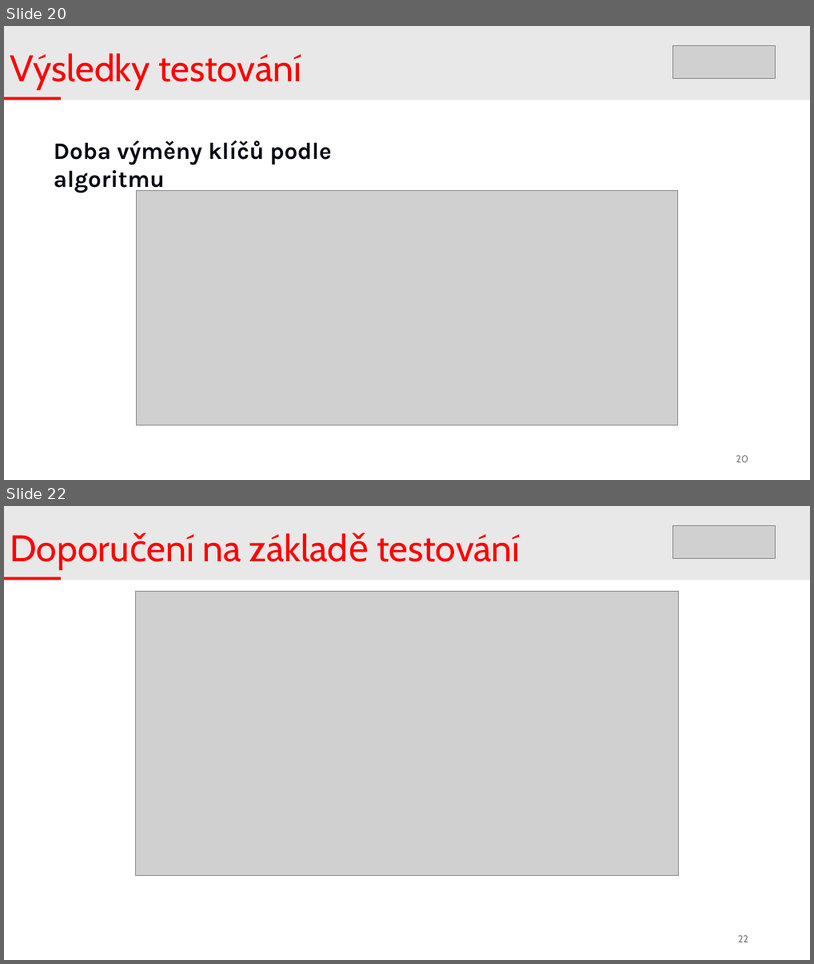
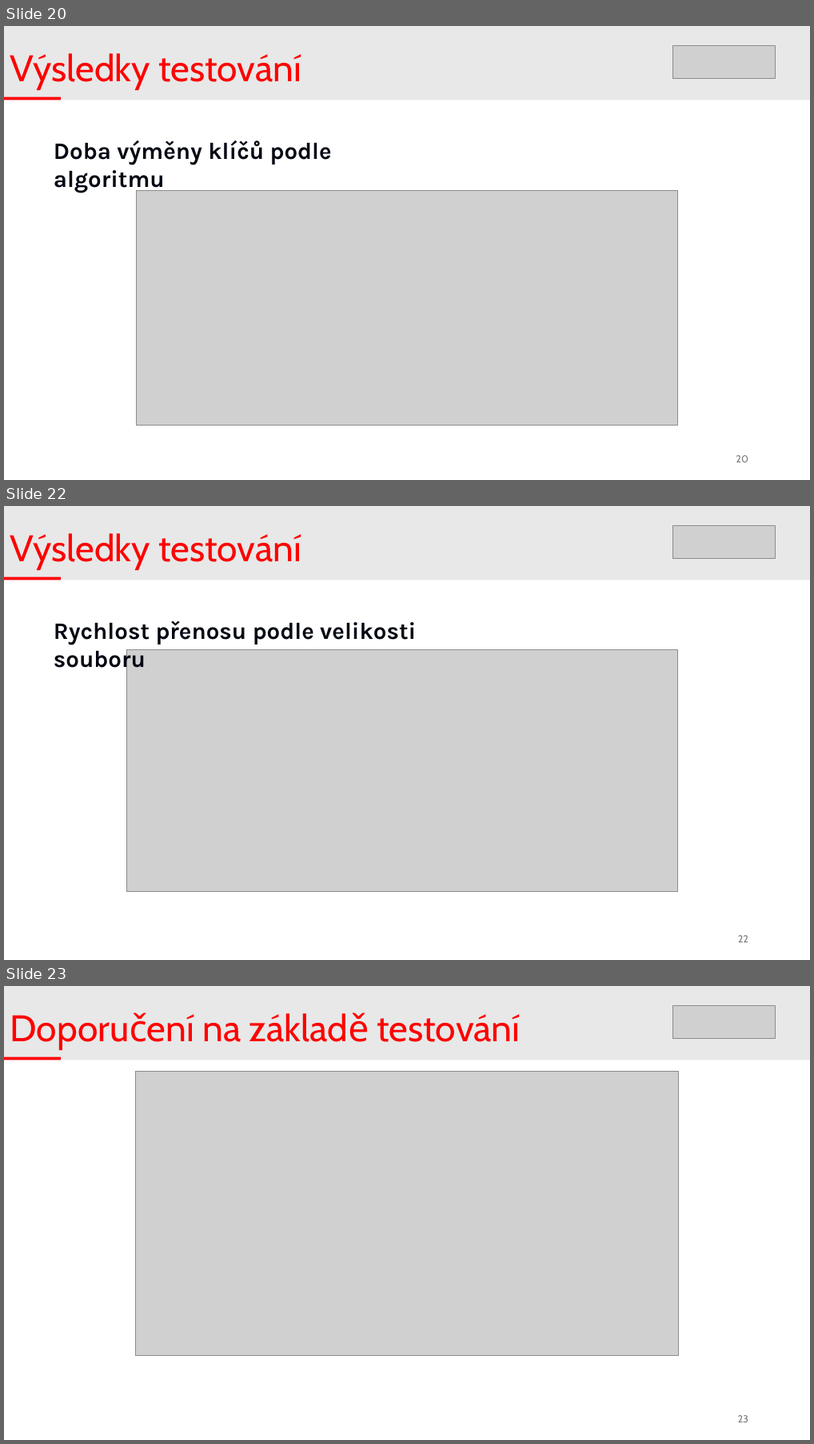
Before and after one commit to DivinityQQ/quantum-resistant-p2p, a slide deck: docs/p2ppost_prezentace.pptx. Shown one above the other, each under a label of ours: slides 20 and 22 before the commit, slides 20, 22 and 23 after it; the slides between them are not shown. The pictures are 814x964 and 814x1444 pixels, drawn with LibreOffice and Linux fonts; fonts in the diff are those of the drawing; grey boxes stand for pictures. Boxes give left, top, right and bottom in pixels: in the first picture for what was removed or moved away, otherwise in the second. Text is boxed around its words. In the diff, an @@ line names an element or a change of style, - is before the commit and + after.

```diff
--- a/docs/p2ppost_prezentace.pptx
+++ b/docs/p2ppost_prezentace.pptx
@@ slide 22 added at (x1=4, y1=506, x2=810, y2=960), background #FFFFFF @@
@@ rectangle added at (x1=4, y1=506, x2=810, y2=580), fill #E8E8E8 @@
@@ picture added at (x1=673, y1=526, x2=776, y2=559) @@
@@ title added at (x1=10, y1=533, x2=302, y2=570), 44 pt, text #FF0000 @@
+Výsledky testování
@@ rectangle added at (x1=4, y1=576, x2=61, y2=580), fill #FF0000 @@
@@ text added at (x1=54, y1=620, x2=416, y2=672), 28 pt, text #030712, bold @@
+Rychlost přenosu podle velikosti souboru
@@ picture added at (x1=126, y1=650, x2=678, y2=892) @@
@@ page number added at (x1=738, y1=935, x2=749, y2=942), 12 pt, text #797979 @@
+22
@@ what was slide 22 is now slide 23 @@
@@ page number at (x1=738, y1=1415, x2=749, y2=1422): text changed @@
-22
+23
```
Also in this commit, not shown: 1 slide changed.
